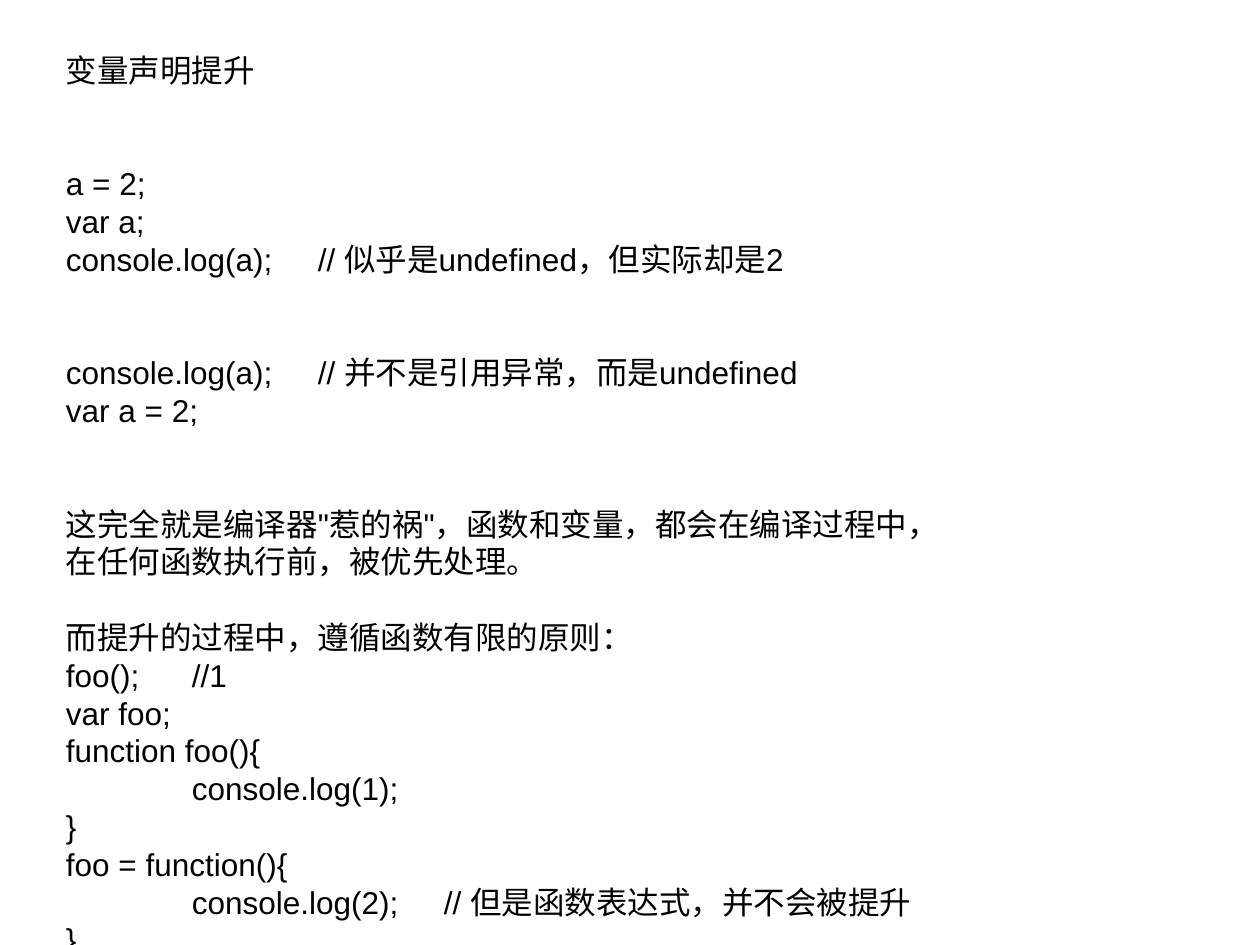
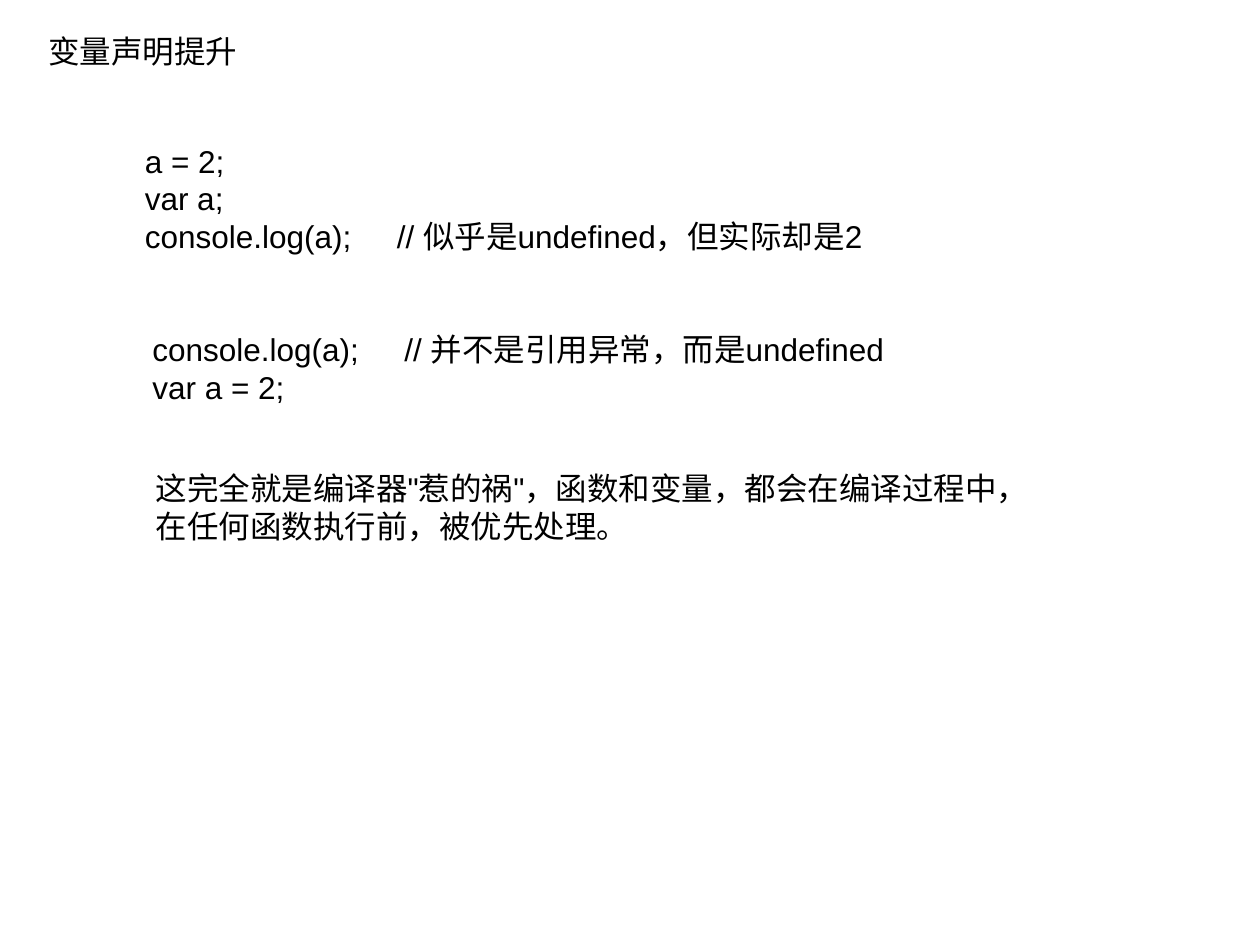
Before and after one commit to linfenpan/flamingo, a slide deck: slide 11 of share/脚本执行的3兄弟.ppt. Drawn at 1260x945 pixels with LibreOffice and Linux fonts; fonts in the diff are those of the drawing. Boxes give left, top, right and bottom in pixels: in the first picture for what was removed or moved away, otherwise in the second. Text is boxed around its words. In the diff, an @@ line names an element or a change of style, - is before the commit and + after.

```diff
--- a/share/脚本执行的3兄弟.ppt
+++ b/share/脚本执行的3兄弟.ppt
@@ text added at [48, 36, 237, 66], 18 pt, text #000000 @@
+变量声明提升
@@ text at [66, 55, 797, 387]: paragraphs removed @@
-变量声明提升
-a = 2;
-var a;
-console.log(a); // 似乎是undefined，但实际却是2
-console.log(a); // 并不是引用异常，而是undefined
-var a = 2;
@@ text added at [145, 151, 862, 254], 18 pt, text #000000 @@
+a = 2;
+var a;
+console.log(a); // 似乎是undefined，但实际却是2
@@ text added at [152, 334, 884, 367], 18 pt, text #000000 @@
+console.log(a); // 并不是引用异常，而是undefined
+var a = 2;
@@ text "这完全就是编译器"惹的祸"，函数和变量，都会在编译过程中，": place and size @@
-text "这完全就是编译器"惹的祸"，函数和变量，都会在编译过程中，" at [66, 55, 939, 920]
+text "这完全就是编译器"惹的祸"，函数和变量，都会在编译过程中，" at [156, 473, 1029, 541]
@@ text at [66, 622, 911, 920]: paragraphs removed @@
-而提升的过程中，遵循函数有限的原则：
-foo(); //1
-var foo;
-function foo(){
-console.log(1);
-}
-foo = function(){
-console.log(2); // 但是函数表达式，并不会被提升
-}
```
Also in this commit, not shown: 8 other slides changed, 1 slide added, 5 slides removed, 23 other files.
